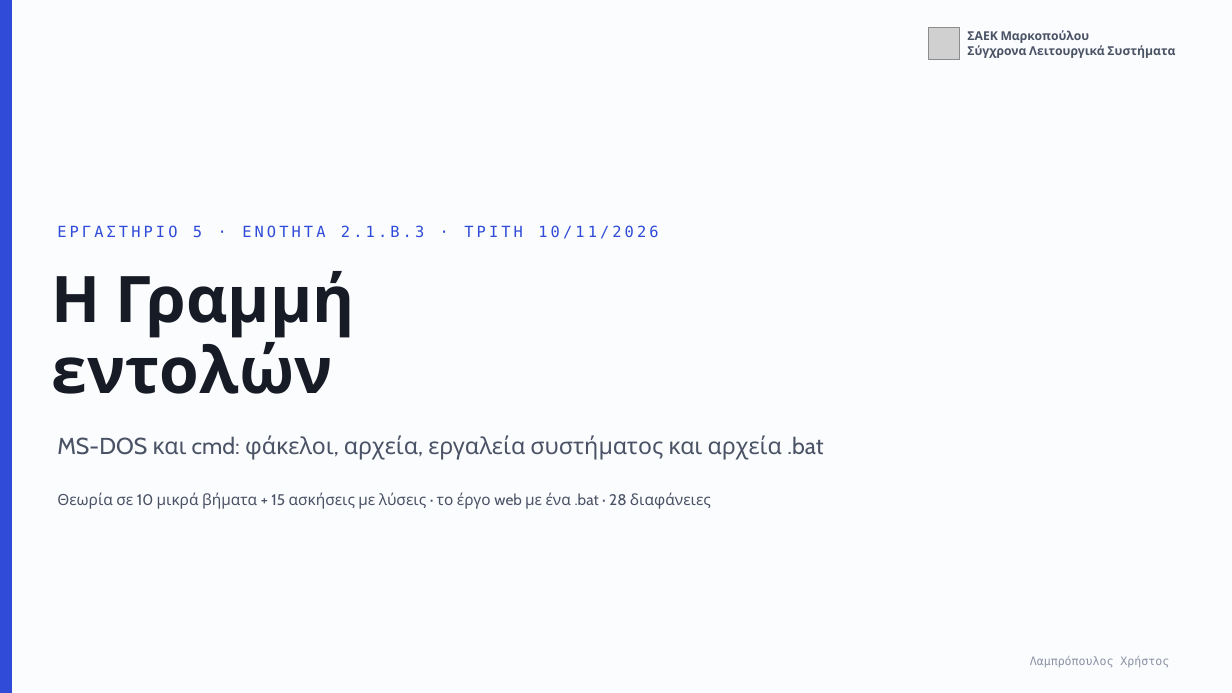
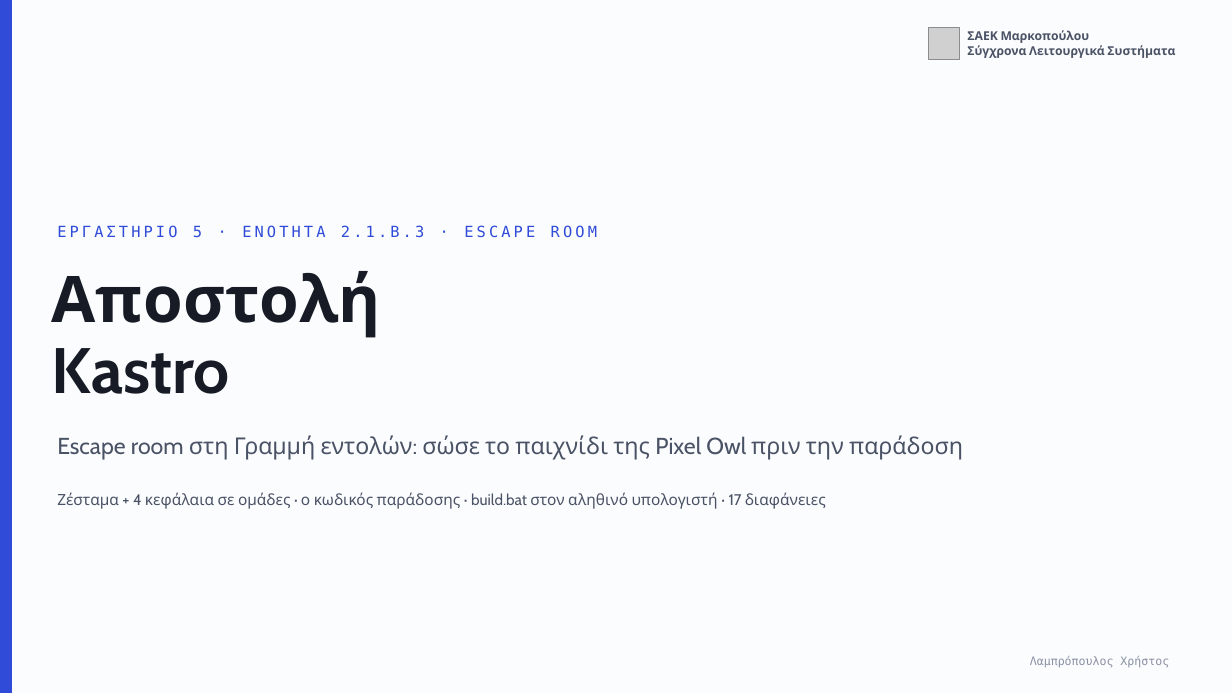
Before and after one commit to xristlamp/LAMPROPOULOS, a slide deck: slide 1 of files/markopoulo/sls-05-cmd.pptx. Drawn at 1232x693 pixels with LibreOffice and Linux fonts; fonts in the diff are those of the drawing; grey boxes stand for pictures. Boxes give left, top, right and bottom in pixels: in the first picture for what was removed or moved away, otherwise in the second. Text is boxed around its words. In the diff, an @@ line names an element or a change of style, - is before the commit and + after.

Commit message:
εργαστηριο 5 παιχνιδι

```diff
--- a/files/markopoulo/sls-05-cmd.pptx
+++ b/files/markopoulo/sls-05-cmd.pptx
@@ text at (57, 225, 597, 237): text changed @@
-ΕΡΓΑΣΤΗΡΙΟ 5 · ΕΝΟΤΗΤΑ 2.1.Β.3 · ΤΡΙΤΗ 10/11/2026
+ΕΡΓΑΣΤΗΡΙΟ 5 · ΕΝΟΤΗΤΑ 2.1.Β.3 · ESCAPE ROOM
@@ text at (52, 271, 381, 394): text changed @@
-Η Γραμμή
-εντολών
+Αποστολή
+Kastro
@@ text at (57, 435, 963, 460): text changed @@
-MS-DOS και cmd: φάκελοι, αρχεία, εργαλεία συστήματος και αρχεία .bat
+Escape room στη Γραμμή εντολών: σώσε το παιχνίδι της Pixel Owl πριν την παράδοση
@@ text at (57, 492, 826, 509): text changed @@
-Θεωρία σε 10 μικρά βήματα + 15 ασκήσεις με λύσεις · το έργο web με ένα .bat · 28 διαφάνειες
+Ζέσταμα + 4 κεφάλαια σε ομάδες · ο κωδικός παράδοσης · build.bat στον αληθινό υπολογιστή · 17 διαφάνειες
```
Also in this commit, not shown: 9 other slides changed, 7 slides added, 18 slides removed, 7 other files.
